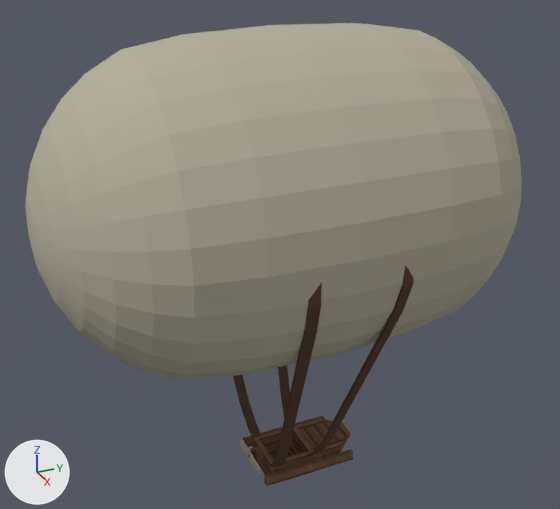
Before and after pictures for a commit that changed the Blender file models/sum_airship_boat.blend.
Before and after are seen from a 50 mm lens placed at (121.1, -58.3, 109.1), pointed at (-2.1, -2.9, 47.4). Lighting does not change. The marker at lower left points along +X, +Y and +Z.

The first picture shows 'balloon', 'cradle', 'hull', 'railR', 'rope01', 'rope02', 'rope03', 'rope04'.
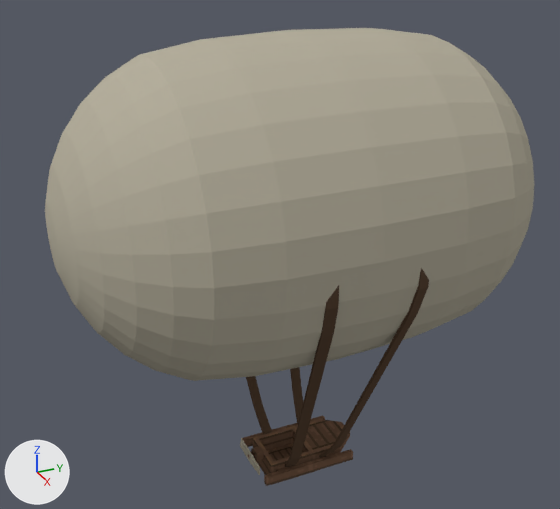
Location of each change, [x1, y1, x2, y2] in pixels of the pictures (560 x 509 px):
'balloon', moved
    before: [25, 23, 522, 380]
    after: [45, 28, 534, 381]
'rope04', moved
    before: [271, 282, 322, 467]
    after: [285, 285, 339, 467]
'rope01', moved, turned
    before: [233, 375, 261, 439]
    after: [319, 268, 429, 458]
'rope03', moved, turned
    before: [306, 265, 414, 458]
    after: [246, 376, 272, 434]
'rope02', moved
    before: [278, 366, 295, 427]
    after: [290, 367, 303, 425]

What changed in the scene script:
```text
Change ob_balloon:
    ob_balloon.location: (0.0, -3.0, 60.0) -> (0.0, 0.0, 59.0)
Change ob_rope03:
    ob_rope03.location: (5.0, 1.0, 4.0) -> (-5.0, -4.0, 3.0)
    ob_rope03.rotation_euler: (0.0, 0.0, 0.175) -> (-0.00175, 0.0, -2.967)  # degrees (0, 0, 10) -> degrees (-0.1, 0, -170)
Change ob_rope04:
    ob_rope04.location: (5.0, -7.0, 4.0) -> (5.0, -4.0, 3.0)
Change ob_rope01:
    ob_rope01.location: (-5.0, -7.0, 4.0) -> (5.0, 4.0, 3.0)
    ob_rope01.rotation_euler: (0.0, 0.0, -2.967) -> (0.0, 0.0, 0.175)  # degrees (0, 0, -170) -> degrees (0, 0, 10)
Change ob_rope02:
    ob_rope02.location: (-5.0, 1.0, 4.0) -> (-5.0, 4.0, 3.0)
```
